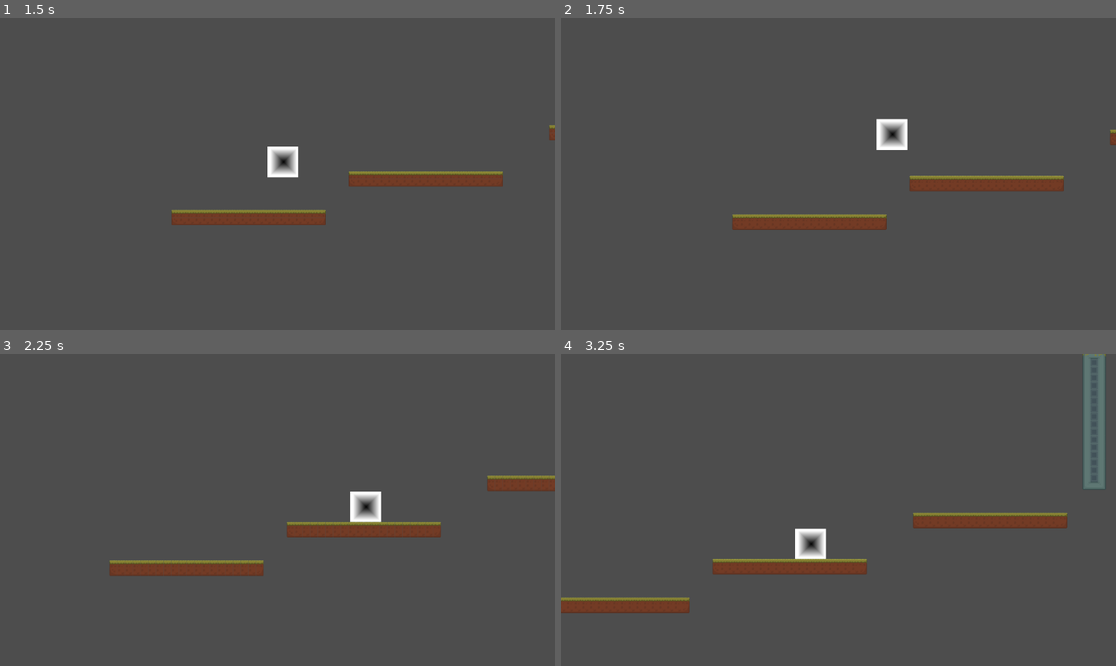
Above: before the commit, frames 1-4 (two rows, left to right).
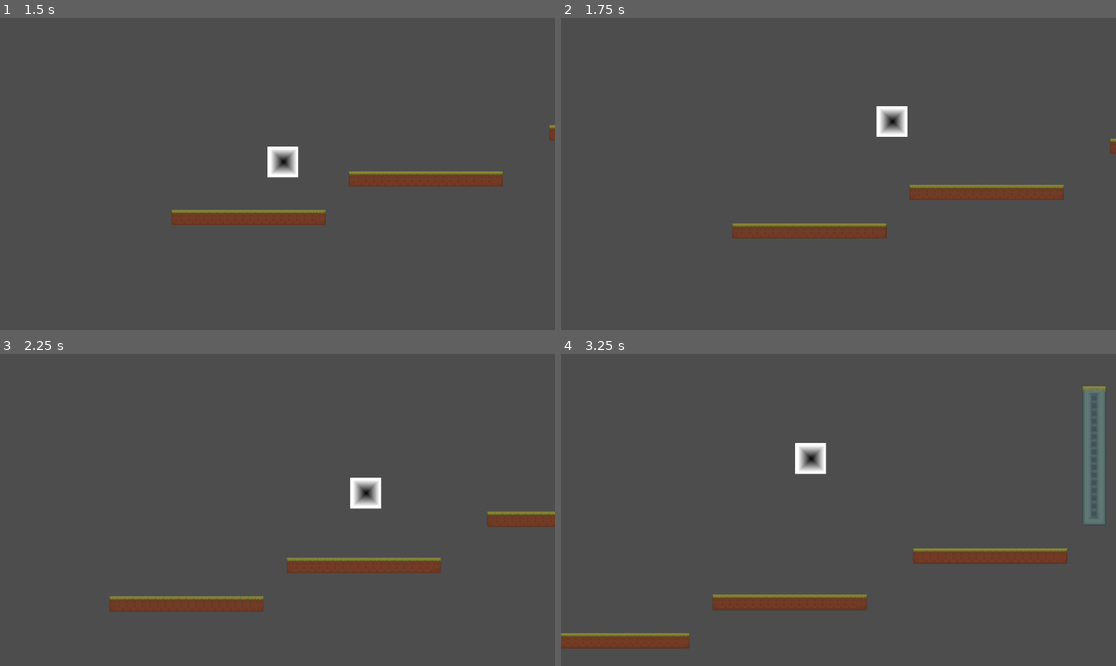
Above: after the commit, the same moments.

Repository: RedHeadEagles/Cafe-Bog-Game-Jam
Game: Godot game, scene res://scenes/main_menu.tscn
The game is run twice, just before and just after one commit, with the same random seed, the same clock (stepped at 60 frames per second) and the same inputs.
Inputs:
- Up to frame 1 (1.5 s): click "Play" at 0.5 s; hold Right (right) from 1.28 s (still down); tap Space (jump) at 1.35 s
- Up to frame 2 (1.75 s): keep holding Right (right); tap Space (jump) at 1.52 s
- Up to frame 3 (2.25 s): keep holding Right (right); tap Space (jump) at 1.82, 2.1 s
- Up to frame 4 (3.25 s): tap Space (jump) at 2.27, 2.57, 2.85 s; release Right (right) at 2.78 s; hold Left (left) from 2.78 s (still down)

Frame 1 is identical in both runs. In frame 2, 4.5% of the frame differs, in the area x 30-100%, y 28-71%; in frame 3, 7.3%; in frame 4, 9.6%, in the area x 0-99%, y 0-95%.

Commit message:
Fixed a potential bug that could store infinite jumps by sliding down a wall.

Diff:
--- a/scenes/human.tscn
+++ b/scenes/human.tscn
@@ -15,6 +15,8 @@
 
 [node name="Human" type="CharacterBody2D"]
 script = ExtResource("1_swaxu")
+hasDoubleJump = true
+hasWallJump = true
 metadata/_edit_group_ = true
 
 [node name="CollisionShape2D" type="CollisionShape2D" parent="."]
--- a/scripts/move.gd
+++ b/scripts/move.gd
@@ -29,14 +29,14 @@
 
 	if hasWallJump:
 		if is_on_wall():
-			doubleJumpReady += 1
+			doubleJumpReady = doubleJumpReady + 1 if doubleJumpReady < 2 else 2
 			if Input.is_action_just_pressed("jump") and (doubleJumpReady > 0):
 				velocity.y = -jump_speed
 				doubleJumpReady -= 1
-			if velocity.x < 0:
-				velocity.x = move_speed * wallKickback
-			else:
-				velocity.x = -(move_speed) * wallKickback
+				if velocity.x < 0:
+					velocity.x = move_speed * wallKickback
+				else:
+					velocity.x = -(move_speed) * wallKickback
 
 	if hasDoubleJump:
 		if is_on_floor():
